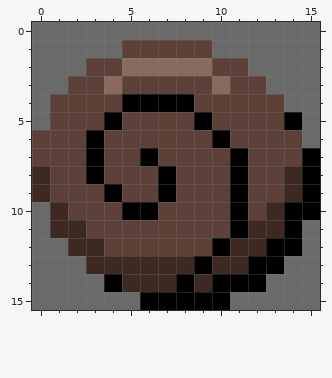
Two states of a pixel-art file, Assets/Art/UI/Icons/Item Icons/Quest Items/Icon_SnailShell.aseprite. Above is the file before it was changed.
16x16 pixels, 1 frame.
The same view after the edit:
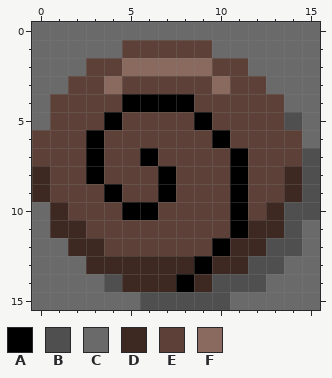
Palette (. is transparent): A #000000  B #4f4f4f  C #6a6a6a  D #3d2822  E #5d4037  F #8a6a5e
Commit message: Updated All Item Icons Adjusted Shadow Color
Change:
@@ x 0..15 @@
  4 CEEEEAAAAEEEEECC
- 5 CEEEAEEEEAEEEEAC
+ 5 CEEEAEEEEAEEEEBC
  6 EEEAEEEEEEAEEEEC
- 7 EEEAEEAEEEEAEEEA
- 8 DEEAEEEAEEEAEEDA
- 9 DEEEAEEAEEEAEEDA
-10 CDEEEAAEEEEAEDAA
-11 CDDEEEEEEEEADDAC
-12 CCDDEEEEEEADDAAC
-13 CCCDDDDDDADDAACC
-14 CCCCADDDADAAACCC
-15 CCCCCCAAAAACCCCC
+ 7 EEEAEEAEEEEAEEEB
+ 8 DEEAEEEAEEEAEEDB
+ 9 DEEEAEEAEEEAEEDB
+10 CDEEEAAEEEEAEDBB
+11 CDDEEEEEEEEADDBC
+12 CCDDEEEEEEADDBBC
+13 CCCDDDDDDADDBBCC
+14 CCCCBDDDADBBBCCC
+15 CCCCCCBBBBBCCCCC
Boxes around the changes in both pictures, in picture pixels (x1, y1, x2, y2):
changed: (104, 112, 320, 310)
